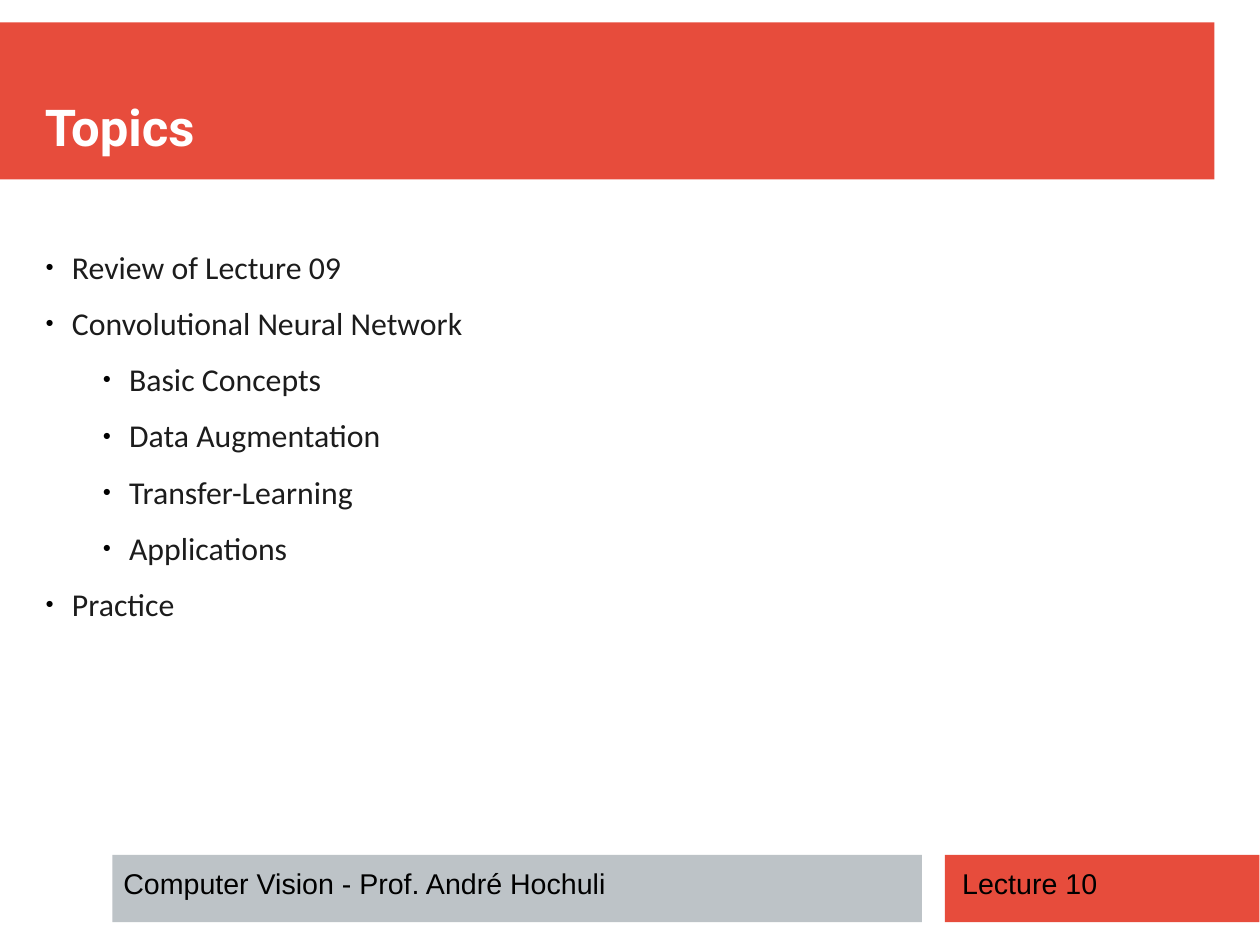
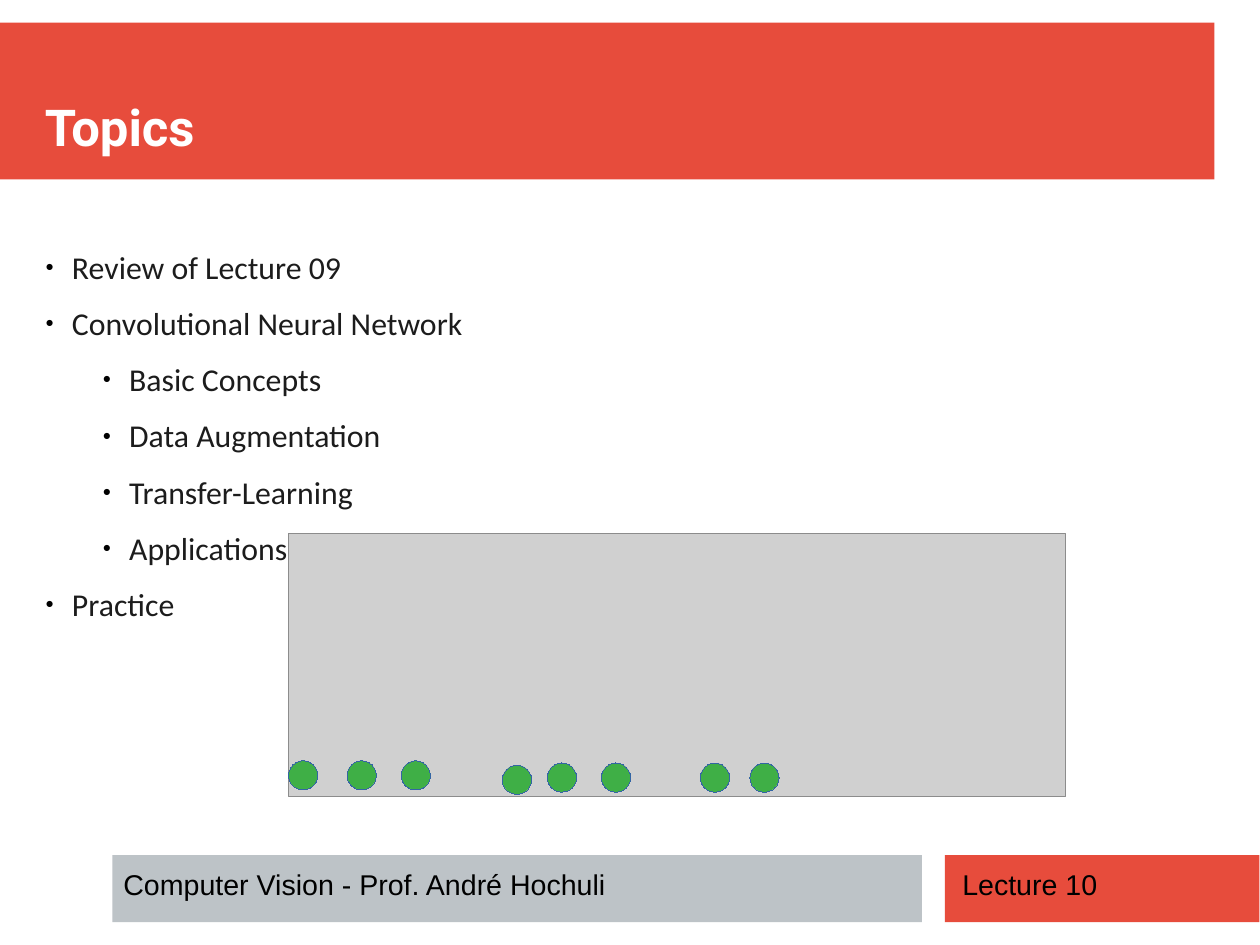
Before and after one commit to andrehochuli/teaching, a slide deck: slide 2 of ComputerVision/Lecture 10 -CNN Applications and Tricks/Lecture 10 -CNN Applications and Tricks.pptx. Drawn at 1260x945 pixels with LibreOffice and Linux fonts; fonts in the diff are those of the drawing; grey boxes stand for pictures. Boxes give left, top, right and bottom in pixels: in the first picture for what was removed or moved away, otherwise in the second. Text is boxed around its words. In the diff, an @@ line names an element or a change of style, - is before the commit and + after.

```diff
--- a/ComputerVision/Lecture 10 -CNN Applications and Tricks/Lecture 10 -CNN Applications and Tricks.pptx
+++ b/ComputerVision/Lecture 10 -CNN Applications and Tricks/Lecture 10 -CNN Applications and Tricks.pptx
@@ picture added at (288,534,1066,797) @@
@@ ellipse added at (288,760,318,790), fill #3FAF46, outline #3465A4 0 pt @@
@@ ellipse added at (348,761,377,791), fill #3FAF46, outline #3465A4 0 pt @@
@@ ellipse added at (401,761,431,791), fill #3FAF46, outline #3465A4 0 pt @@
@@ ellipse added at (502,765,532,795), fill #3FAF46, outline #3465A4 0 pt @@
@@ ellipse added at (548,763,577,792), fill #3FAF46, outline #3465A4 0 pt @@
@@ ellipse added at (601,763,631,792), fill #3FAF46, outline #3465A4 0 pt @@
@@ ellipse added at (701,764,731,794), fill #3FAF46, outline #3465A4 0 pt @@
@@ ellipse added at (750,764,780,794), fill #3FAF46, outline #3465A4 0 pt @@
```
Also in this commit, not shown: 17 other files.
